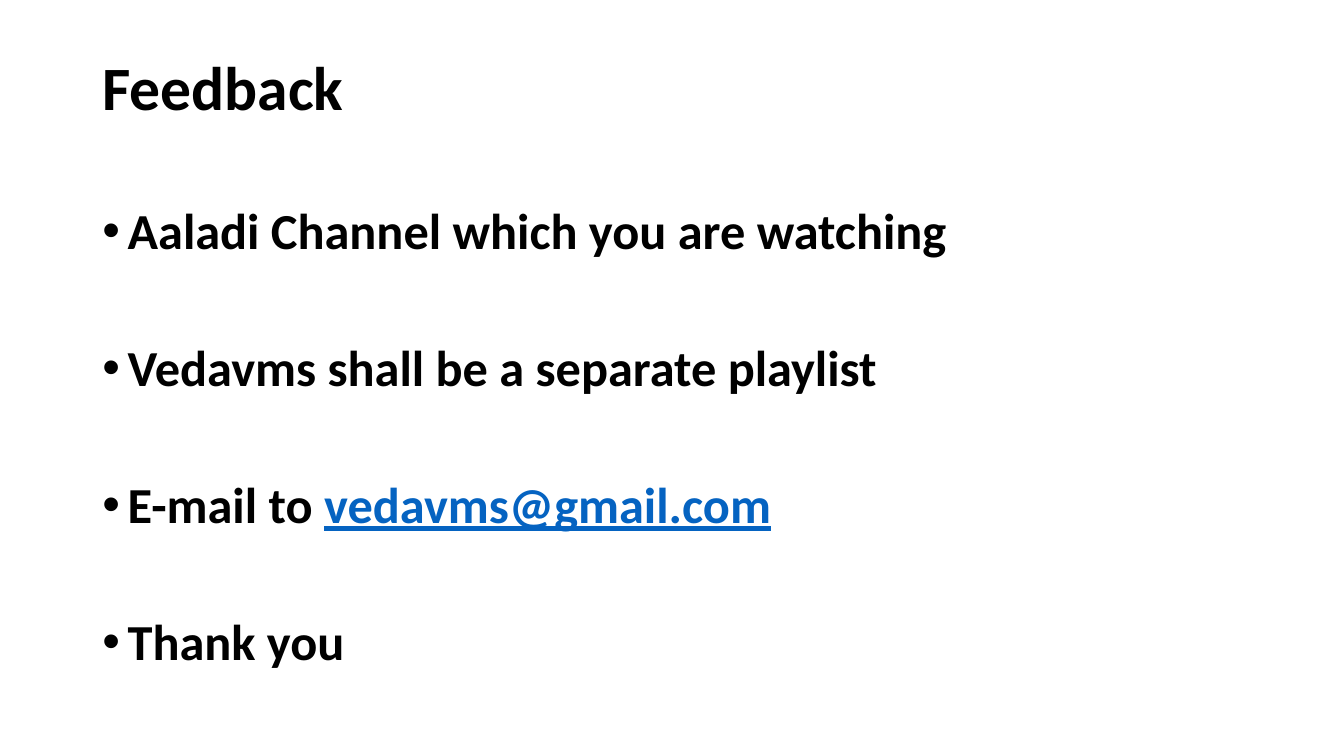
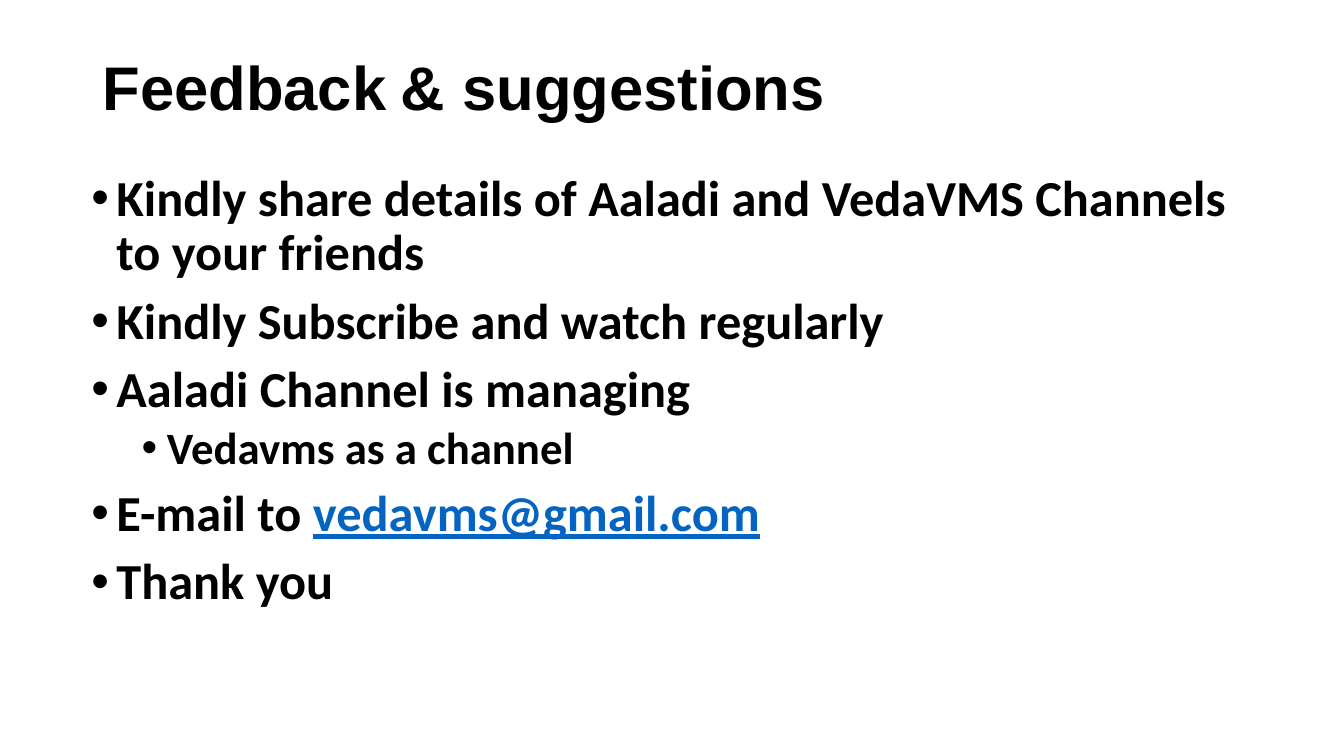
Before and after one commit to KYVeda/texts, a slide deck: slide 7 of Veda Lectures/Veda VMS Lectures Intro.pptx (slide 9 before the commit). Drawn at 1344x756 pixels with LibreOffice and Linux fonts; fonts in the diff are those of the drawing. Boxes give left, top, right and bottom in pixels: in the first picture for what was removed or moved away, otherwise in the second. Text is boxed around its words. In the diff, an @@ line names an element or a change of style, - is before the commit and + after.

```diff
--- a/Veda Lectures/Veda VMS Lectures Intro.pptx
+++ b/Veda Lectures/Veda VMS Lectures Intro.pptx
@@ title at (102,65,824,121): text changed; font Calibri to Arial @@
-Feedback
+Feedback & suggestions
@@ text "Kindly share details of Aaladi ...": place and size @@
-text "Kindly share details of Aaladi ..." at (128,213,947,668)
+text "Kindly share details of Aaladi ..." at (116,180,1225,607)
@@ text at (116,180,1225,465): text changed @@
-• Aaladi Channel which you are watching
-• Vedavms shall be a separate playlist
+• Kindly share details of Aaladi and VedaVMS Channels to your friends
+• Kindly Subscribe and watch regularly
+• Aaladi Channel is managing
+  • Vedavms as a channel
```
Also in this commit, not shown: 5 other slides changed, 1 slide added, 3 slides removed, 8 other files.
